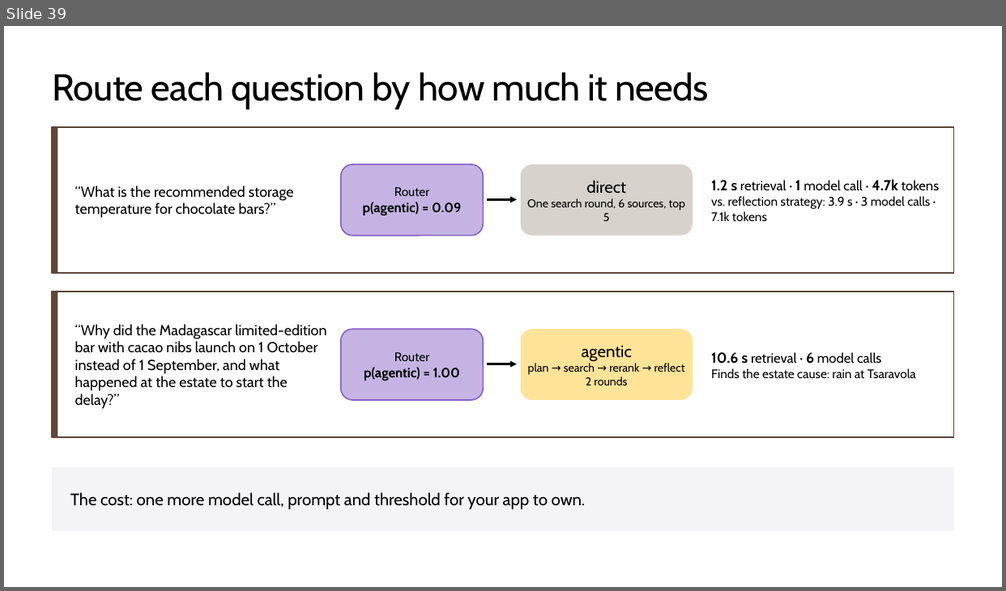
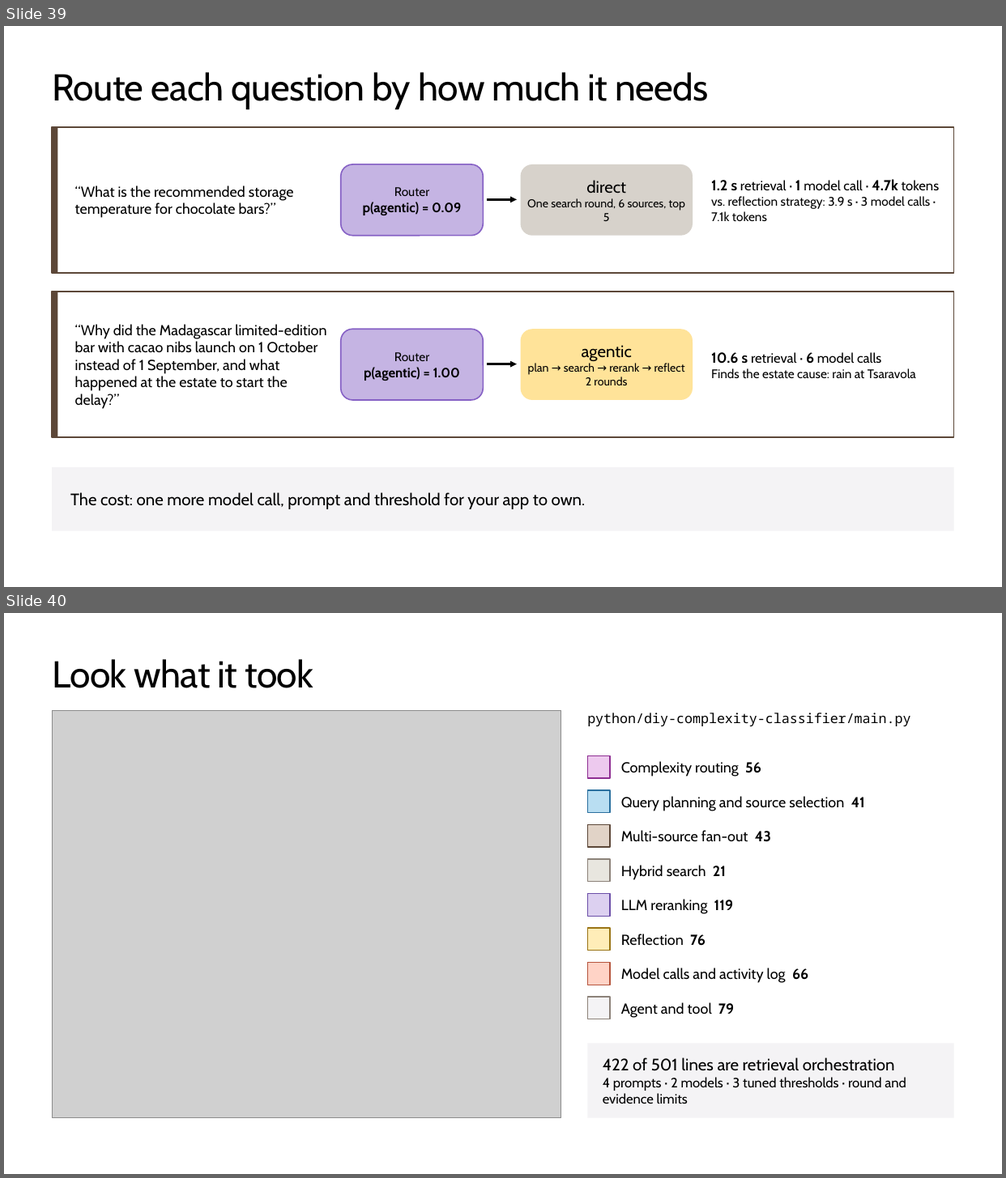
Before and after one commit to microsoft/ignite26-BRK300-building-agentic-retrieval-from-diy-to-foundry-iq, a slide deck: IgniteBRK300-WorkingDeck.pptx. Shown one above the other, each under a label of ours: slide 39 before the commit, slides 39 and 40 after it. The pictures are 1006x591 and 1006x1178 pixels, drawn with LibreOffice and Linux fonts; fonts in the diff are those of the drawing; grey boxes stand for pictures; background and template pictures are left out. Boxes give left, top, right and bottom in pixels: in the first picture for what was removed or moved away, otherwise in the second. Text is boxed around its words. In the diff, an @@ line names an element or a change of style, - is before the commit and + after.

Commit message:
Foundry IQ slides; one six-source knowledge base; remove MCP pages

```diff
--- a/IgniteBRK300-WorkingDeck.pptx
+++ b/IgniteBRK300-WorkingDeck.pptx
@@ slide 40 added at bbox=[4, 613, 1002, 1174], background #FFFFFF @@
@@ title added at bbox=[52, 659, 313, 688], 36 pt, text #000000 @@
+Look what it took
@@ picture added at bbox=[52, 710, 562, 1118] @@
@@ text added at bbox=[587, 713, 910, 726], 13 pt, text #000000 @@
+python/diy-complexity-classifier/main.py
@@ rectangle added at bbox=[588, 756, 611, 778], fill #EDC9EE, outline #8E2E92 1 pt @@
@@ text added at bbox=[621, 761, 761, 777], 14 pt, text #000000 @@
+Complexity routing 56
@@ rectangle added at bbox=[588, 790, 611, 813], fill #B9DEF2, outline #2A6F9E 1 pt @@
@@ text added at bbox=[621, 796, 865, 811], 14 pt, text #000000 @@
+Query planning and source selection 41
@@ rectangle added at bbox=[588, 825, 611, 847], fill #E1D3C7, outline #5C4738 1 pt @@
@@ text added at bbox=[621, 830, 771, 842], 14 pt, text #000000 @@
+Multi-source fan-out 43
@@ rectangle added at bbox=[588, 859, 611, 882], fill #E8E6DF, outline #8C8279 1 pt @@
@@ text added at bbox=[621, 865, 726, 880], 14 pt, text #000000 @@
+Hybrid search 21
@@ rectangle added at bbox=[588, 894, 611, 916], fill #DCD0F0, outline #6B4FA8 1 pt @@
@@ text added at bbox=[621, 899, 733, 914], 14 pt, text #000000 @@
+LLM reranking 119
@@ rectangle added at bbox=[588, 928, 611, 951], fill #FFEDB8, outline #9A7414 1 pt @@
@@ text added at bbox=[621, 934, 705, 946], 14 pt, text #000000 @@
+Reflection 76
@@ rectangle added at bbox=[588, 963, 611, 985], fill #FFD3C6, outline #B5543C 1 pt @@
@@ text added at bbox=[621, 968, 808, 983], 14 pt, text #000000 @@
+Model calls and activity log 66
@@ rectangle added at bbox=[588, 997, 611, 1020], fill #F4F3F5, outline #8C8279 1 pt @@
@@ text added at bbox=[621, 1003, 734, 1018], 14 pt, text #000000 @@
+Agent and tool 79
@@ rectangle added at bbox=[588, 1043, 954, 1118], fill #F4F3F5, 13 pt, text #000000 @@
+422 of 501 lines are retrieval orchestration
+4 prompts · 2 models · 3 tuned thresholds · round and evidence limits
```
Also in this commit, not shown: 7 other slides added, 21 other files.
